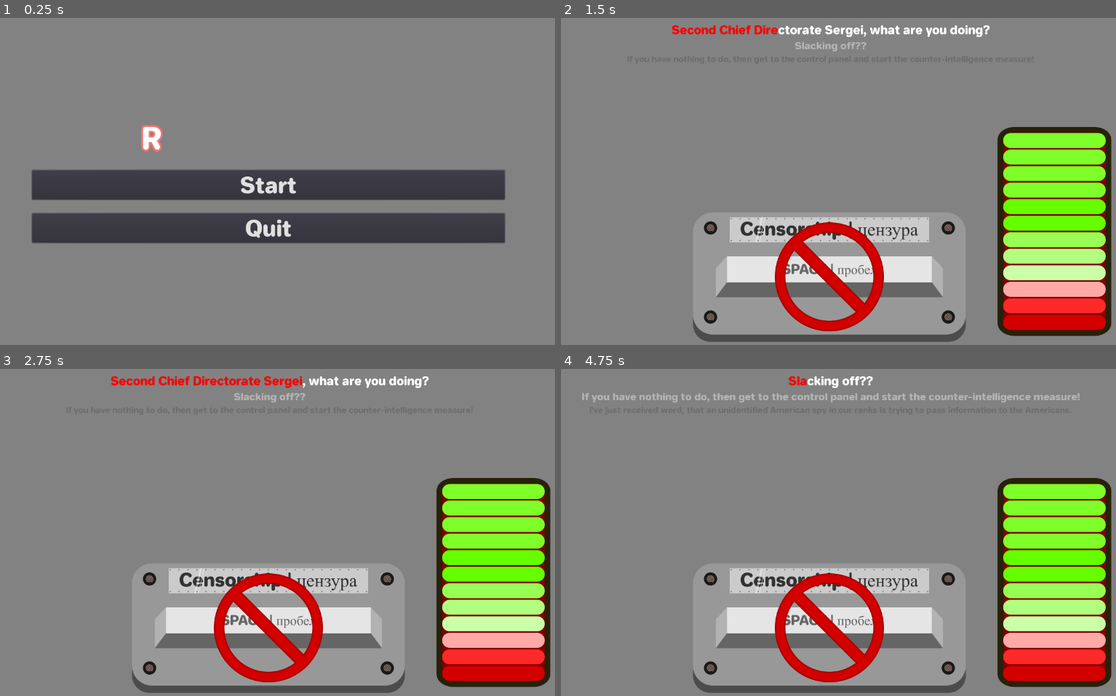
Above: before the commit, frames 1-4 (two rows, left to right).
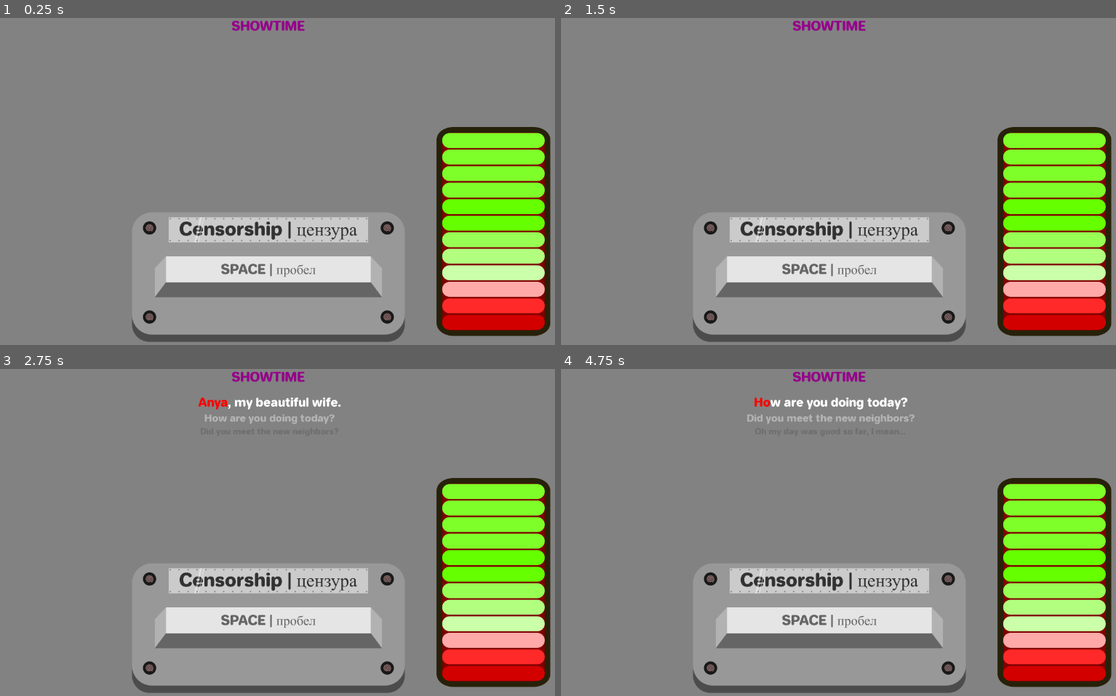
Above: after the commit, the same moments.

Repository: panorb/ludum-dare-49
Game: Godot game, scene res://Game/Game.tscn
Two runs of this game, one before a commit and one after it. Both use one fixed random seed, a clock stepped at 60 frames per second and the inputs below. Before the commit the project starts from res://World.tscn. Sound files missing from this copy of the repository are replaced by a short silence.
Inputs (mouse positions are in pixels of both pictures, inside the frame that each line leads up to):
- Up to frame 1 (0.25 s): no input
- Up to frame 2 (1.5 s): click (827, 184) at 0.5 s, where only the run before the commit has a clickable "Start"; click (827, 276) at 1.27 s
- Up to frame 3 (2.75 s): click (266, 627) at 2.02 s
- Up to frame 4 (4.75 s): click (827, 627) at 2.77 s; tap Enter at 3.5 s; tap Space at 4.25 s

The runs differ from the first frame. In frame 1, 33% of the frame differs, in the area x 5-100%, y 0-100%; in frame 2, 3.7%; in frame 3, 4.3%; in frame 4, 4.5%.

Commit message:
More work. Stress.

Diff:
--- a/godot/Evaluation/evaluation.gd
+++ b/godot/Evaluation/evaluation.gd
@@ -9,6 +9,7 @@
 
 var penalty_score : int = 0
 
+signal leaked_info_updated(text)
 signal evaluation_finished(chapter_id, penalty_score)
 
 func _ready():
@@ -19,7 +20,8 @@
 	available_information = {}
 	hidden_information = {}
 	leaked_information = {}
-	leaked_information_label.bbcode_text = ""
+
+	emit_signal("leaked_info_updated", "")
 
 	penalty_score = 0
 
@@ -144,9 +146,9 @@
 func _print_leaked_information():
 	var line = ""
 	for information_name in leaked_information.keys():
-		line = PoolStringArray([line, leaked_information[information_name]["message"]]).join(", ")
+		line = PoolStringArray([line, "- " + leaked_information[information_name]["message"]]).join("\n")
 
-	leaked_information_label.bbcode_text = line
+	emit_signal("leaked_info_updated", line)
 
 func _on_chapter_ended(chapter_id, _subtitles) -> void:
 	emit_signal("evaluation_finished", chapter_id, penalty_score)
--- a/godot/Game/Game.tscn
+++ b/godot/Game/Game.tscn
@@ -8,6 +8,12 @@
 [ext_resource path="res://Playback/interactive-playback.gd" type="Script" id=6]
 [ext_resource path="res://Evaluation/Evaluation.tscn" type="PackedScene" id=7]
 [ext_resource path="res://Game/EndingScreen/EndingScreen.tscn" type="PackedScene" id=8]
+[ext_resource path="res://Shared/Fonts/jelle-bold.ttf" type="DynamicFontData" id=9]
+[ext_resource path="res://Game/LeakedInfoDisplay/LeakedInfoDisplay.tscn" type="PackedScene" id=10]
+
+[sub_resource type="DynamicFont" id=1]
+size = 28
+font_data = ExtResource( 9 )
 
 [node name="Game" type="Control"]
 anchor_right = 1.0
@@ -17,8 +23,39 @@
 "_edit_use_anchors_": false
 }
 
-[node name="Playback" parent="." instance=ExtResource( 2 )]
+[node name="VBoxContainer" type="VBoxContainer" parent="."]
+anchor_right = 1.0
+anchor_bottom = 1.0
+size_flags_horizontal = 3
+custom_constants/separation = 12
+__meta__ = {
+"_edit_use_anchors_": false
+}
+
+[node name="SectionLabel" type="Label" parent="VBoxContainer"]
+margin_right = 1280.0
+margin_bottom = 35.0
+custom_fonts/font = SubResource( 1 )
+custom_colors/font_color = Color( 0.588235, 0, 0.545098, 1 )
+text = "EXPLANATION"
+align = 1
+
+[node name="Playback" parent="VBoxContainer" instance=ExtResource( 2 )]
+anchor_right = 0.0
+anchor_bottom = 0.0
+margin_top = 47.0
+margin_right = 1280.0
+margin_bottom = 347.0
+rect_min_size = Vector2( 0, 300 )
 script = ExtResource( 6 )
+
+[node name="Evaluation" parent="VBoxContainer" instance=ExtResource( 7 )]
+anchor_right = 0.0
+anchor_bottom = 0.0
+margin_top = 359.0
+margin_right = 1280.0
+margin_bottom = 659.0
+rect_min_size = Vector2( 0, 300 )
 
 [node name="CensorButton" parent="." instance=ExtResource( 5 )]
 anchor_left = 0.5
@@ -44,10 +81,10 @@
 mouse_filter = 2
 value = 1000.0
 
+[node name="LeakedInfoDisplay" parent="." instance=ExtResource( 10 )]
+
 [node name="RepeatChoice" parent="." instance=ExtResource( 3 )]
 mouse_filter = 0
-
-[node name="Evaluation" parent="." instance=ExtResource( 7 )]
 
 [node name="EndingScreen" parent="." instance=ExtResource( 8 )]
 
--- /dev/null
+++ b/godot/Game/LeakedInfoDisplay/LeakedInfoDisplay.tscn
@@ -0,0 +1,52 @@
+[gd_scene load_steps=5 format=2]
+
+[ext_resource path="res://Shared/Fonts/jelle-bold.ttf" type="DynamicFontData" id=1]
+[ext_resource path="res://Game/LeakedInfoDisplay/leaked-info-display.gd" type="Script" id=2]
+
+[sub_resource type="DynamicFont" id=1]
+size = 26
+font_data = ExtResource( 1 )
+
+[sub_resource type="DynamicFont" id=2]
+size = 20
+font_data = ExtResource( 1 )
+
+[node name="LeakedInfoDisplay" type="Panel"]
+modulate = Color( 1, 1, 1, 0 )
+anchor_top = 0.5
+anchor_bottom = 0.5
+margin_left = 12.0
+margin_top = -200.0
+margin_right = 600.0
+margin_bottom = 50.0
+mouse_filter = 2
+script = ExtResource( 2 )
+__meta__ = {
+"_edit_use_anchors_": false
+}
+
+[node name="VBoxContainer" type="VBoxContainer" parent="."]
+anchor_right = 1.0
+anchor_bottom = 1.0
+__meta__ = {
+"_edit_use_anchors_": false
+}
+
+[node name="Title" type="Label" parent="VBoxContainer"]
+margin_right = 588.0
+margin_bottom = 32.0
+custom_fonts/font = SubResource( 1 )
+custom_colors/font_color = Color( 1, 1, 1, 1 )
+text = "Leaked information"
+align = 1
+
+[node name="LeakedInfo" type="RichTextLabel" parent="VBoxContainer"]
+margin_top = 36.0
+margin_right = 588.0
+margin_bottom = 250.0
+mouse_filter = 2
+size_flags_vertical = 3
+custom_fonts/normal_font = SubResource( 2 )
+custom_colors/default_color = Color( 0, 0, 0, 1 )
+
+[node name="Tween" type="Tween" parent="."]
--- /dev/null
+++ b/godot/Game/LeakedInfoDisplay/leaked-info-display.gd
@@ -0,0 +1,22 @@
+extends Panel
+
+onready var leaked_info_label = get_node("VBoxContainer/LeakedInfo")
+onready var tween = get_node("Tween")
+
+var text : String = "" setget _on_text_set
+
+func fade_in():
+	tween.interpolate_property(self, "modulate", Color(1, 1, 1, 0), Color(1, 1, 1, 1), 2.0, Tween.TRANS_EXPO)
+	tween.start()
+
+func fade_out():
+	tween.interpolate_property(self, "modulate", Color(1, 1, 1, 1), Color(1, 1, 1, 0), 2.0, Tween.TRANS_EXPO)
+	tween.start()
+
+func _on_text_set(val):
+	text = val
+	leaked_info_label.text = val
+
+	tween.interpolate_property(leaked_info_label, "custom_colors/default_color", Color.white, Color.aqua, 0.4, Tween.TRANS_EXPO)
+	tween.interpolate_property(leaked_info_label, "custom_colors/default_color", Color.aqua, Color.white, 0.4, Tween.TRANS_EXPO)
+	tween.start()
--- a/godot/Game/game.gd
+++ b/godot/Game/game.gd
@@ -1,12 +1,13 @@
 extends GameScene
 
-onready var playback = get_node("Playback")
+onready var section_label = get_node("VBoxContainer/SectionLabel")
+onready var playback = get_node("VBoxContainer/Playback")
 onready var repeat_choice = get_node("RepeatChoice")
 onready var censor_button = get_node("CensorButton")
 onready var energy_meter = get_node("EnergyMeter")
-onready var evaluation = get_node("Evaluation")
+onready var evaluation = get_node("VBoxContainer/Evaluation")
 onready var ending_screen = get_node("EndingScreen")
-
+onready var leaked_info_display = get_node("LeakedInfoDisplay")
 
 export(int) var energy_regeneration_multiplier = 170
 export(int) var energy_depletion_multiplier = 520
@@ -17,10 +18,11 @@
 func _ready():
 	playback.load_character("russian-officer")
 	censor_button.enabled = false
-	_start_chapter("beginning")
+	_start_chapter("example")
 
 	playback.connect("chapter_ended", self, "_on_chapter_playback_ended")
 	evaluation.connect("evaluation_finished", self, "_on_chapter_evaluation_finished")
+	evaluation.connect("leaked_info_updated", self, "_on_leaked_info_updated")
 
 func _process(delta):
 	if censor_button_down:
@@ -31,19 +33,33 @@
 	else:
 		energy_meter.value +=  energy_regeneration_multiplier * delta
 
+func _on_leaked_info_updated(text):
+	leaked_info_display.text = text
 
 var censorship_allowed = ["example", "segment-1", "segment-2", "segment-3"]
 
 func _start_chapter(chapter_id):
 	evaluation.visible = false
 	playback.visible = true
+	if leaked_info_display.modulate == Color(1, 1, 1, 1):
+		leaked_info_display.fade_out()
+
+	if chapter_id in censorship_allowed:
+		section_label.text = "SHOWTIME"
+	elif "ending" in chapter_id:
+		section_label.text = "ENDING"
+	else:
+		section_label.text = "INTRODUCTION"
 
 	censor_button.enabled = chapter_id in censorship_allowed
 	playback.play_chapter(chapter_id)
 
 func _start_evaluation(chapter_id : String, saved_data : Dictionary, character_name : String) -> void:
+	section_label.text = "EVALUATION"
+
 	playback.visible = false
 	evaluation.visible = true
+	leaked_info_display.fade_in()
 
 	censor_button.enabled = false
 
--- a/godot/project.godot
+++ b/godot/project.godot
@@ -39,7 +39,7 @@
 [application]
 
 config/name="Ludum Dare 49"
-run/main_scene="res://World.tscn"
+run/main_scene="res://Game/Game.tscn"
 config/icon="res://icon.png"
 
 [display]
Not shown: 1 places in godot/Game/Game.tscn that only renumber resources
